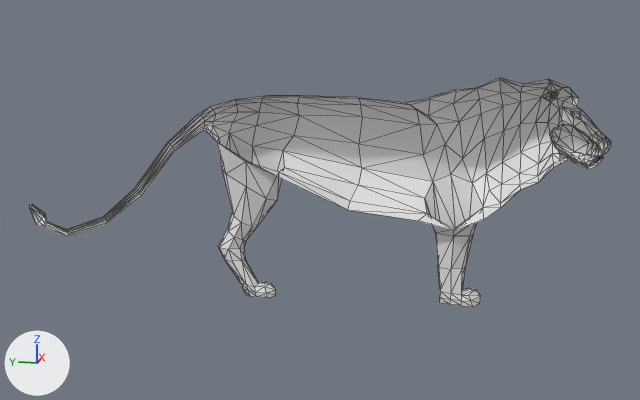
The glTF model assets/models/animals/lion/lion_male.glb: old version first, new version second.
Both versions are drawn from a 50 mm lens placed at (-4.53, -0.48, 1.68), pointed at (0.01, 0.42, 0.54). The lights are fixed; the arrows at lower left show +X, +Y and +Z. Mesh edges are drawn as thin lines. Vertices at the same position are counted once.

In view in the first picture: 'lion_male'.
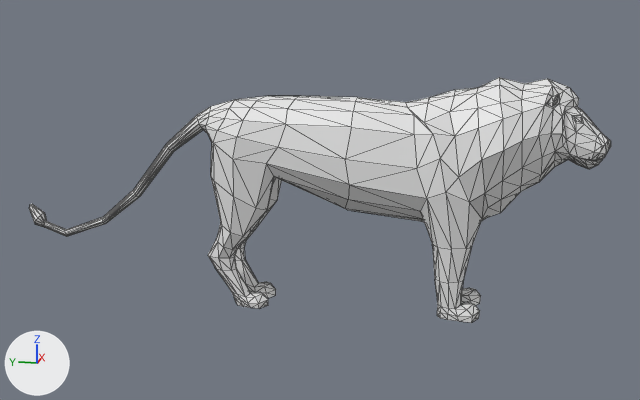
Boxes [x1, y1, x2, y2] around the edits, measured in the pictures (640 x 400 px):
'lion_male', reshaped (7% taller)
    before: [30, 77, 611, 307]
    after: [29, 77, 611, 323]
part 1 of me_plane_002, added
    after: [29, 77, 611, 323]

The change, as a list of edits to the scene's bpy script:
```text
Change me_plane_002:
    used by ob_lion_male; location = (0.0, 0.0, 0.0)
    remove me_plane_002.from_pydata(...)  # 426 vertices, 779 faces; spans x 0.0..0.3, y -1.05..2.12, z -0.04..1.22
    add me_plane_002.from_pydata(...)  # 779 vertices, 1558 faces; spans x -0.3..0.3, y -1.05..2.12, z -0.04..1.22
    me_plane_002 part 1: 353 vertices added at x -0.3..-0.01, y -1.04..2.12, z -0.04..1.2
```
